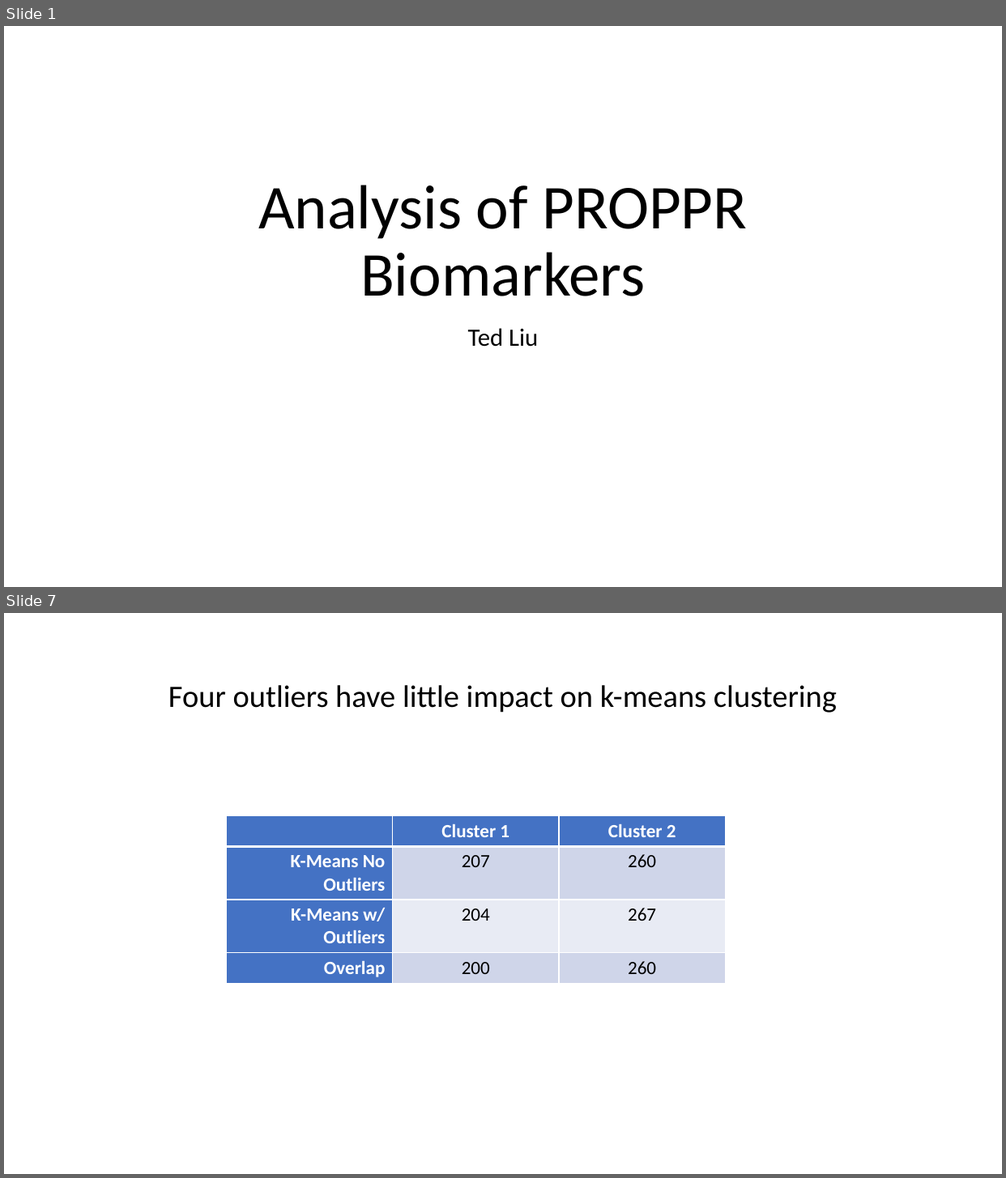
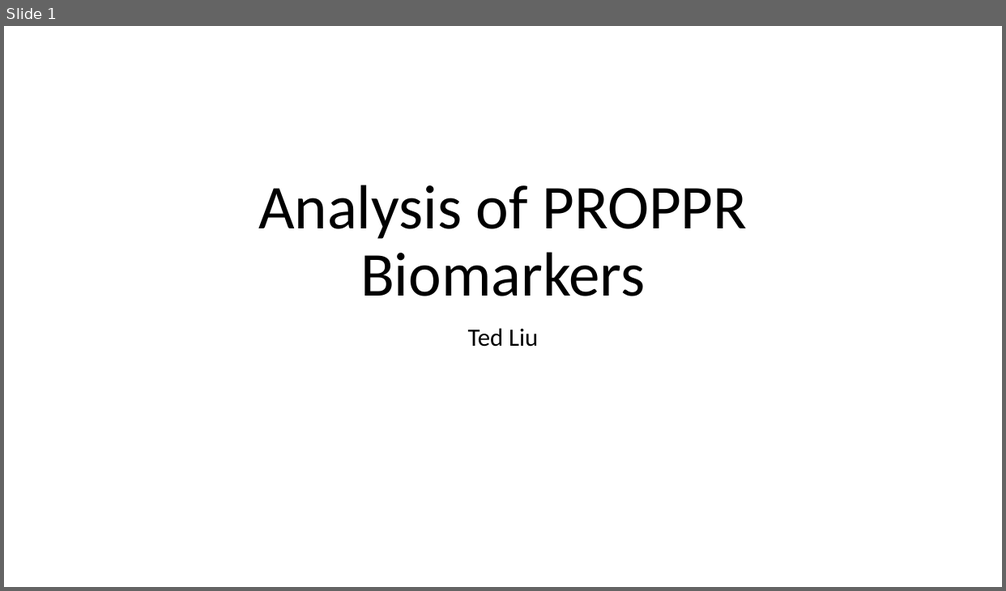
Before and after one commit to tliu-2/PROPPR, a slide deck: Presentation.pptx. Shown one above the other, each under a label of ours: slides 1 and 7 before the commit, slide 1 after it; the slides between them are not shown. The pictures are 1006x1178 and 1006x591 pixels, drawn with LibreOffice and Linux fonts; fonts in the diff are those of the drawing. Boxes give left, top, right and bottom in pixels: in the first picture for what was removed or moved away, otherwise in the second. Text is boxed around its words. In the diff, an @@ line names an element or a change of style, - is before the commit and + after.

```diff
--- a/Presentation.pptx
+++ b/Presentation.pptx
@@ slide 7 removed at (4, 613, 1002, 1174), background #FFFFFF @@
@@ title removed at (168, 685, 837, 713) @@
-Four outliers have little impact on k-means clustering
@@ table removed at (226, 816, 725, 982), 4 rows, 3 columns @@
- | Cluster 1 | Cluster 2
-K-Means No Outliers | 207 | 260
-K-Means w/ Outliers | 204 | 267
-Overlap | 200 | 260
```
Also in this commit, not shown: 8 slides changed, 2 slides added, 1 other slide removed, 18 other files.
